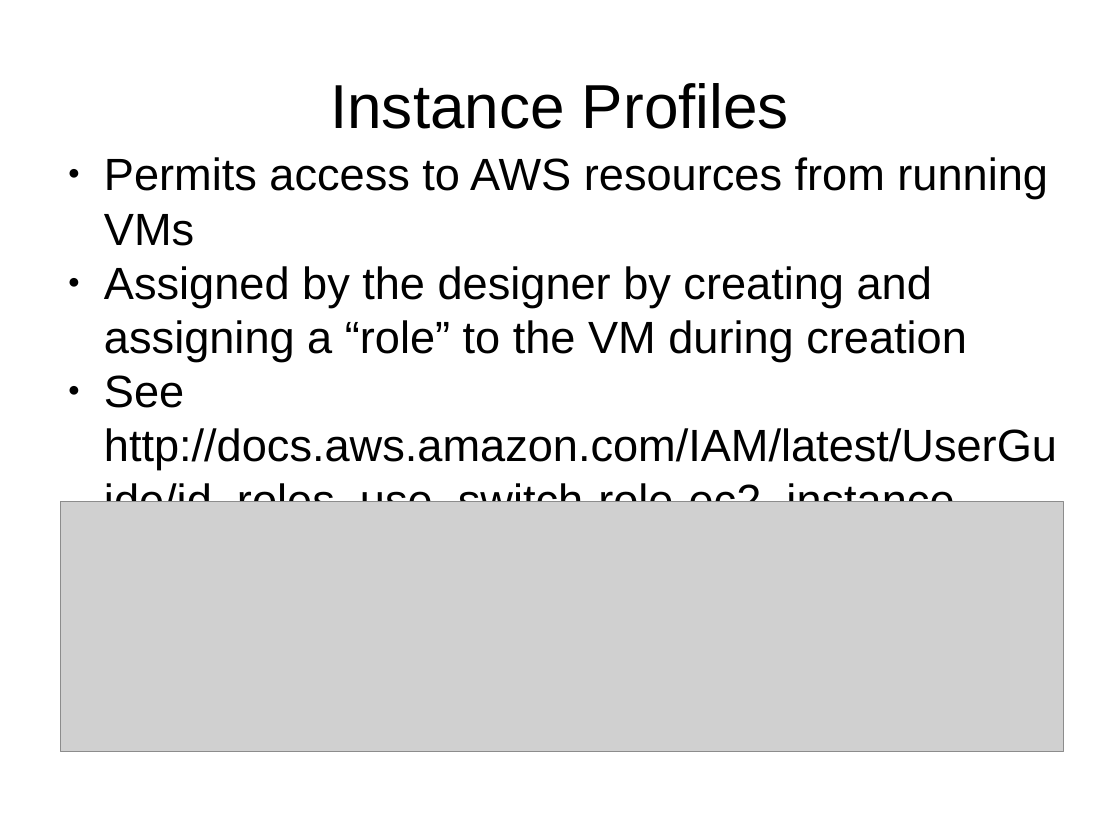
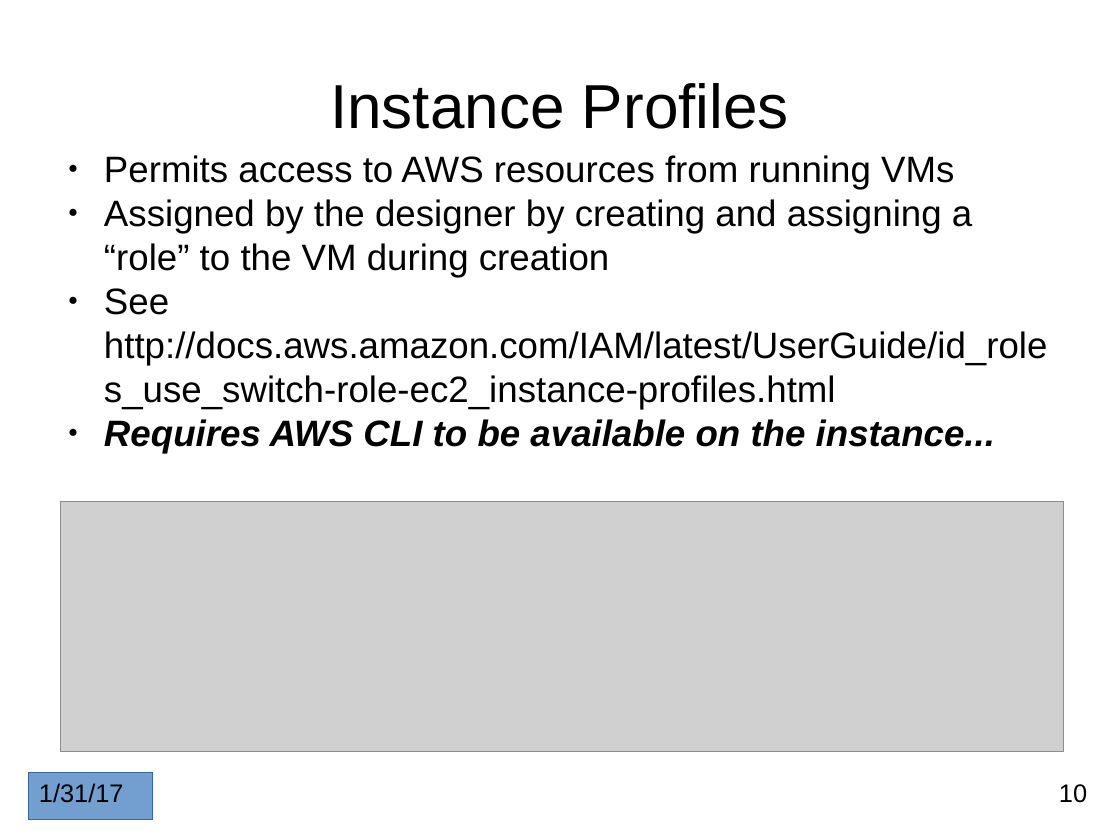
Before and after one commit to andybrucenet/aws-env-sysadmin, a slide deck: slide 10 of aws-env-sysadmin.pptx. Drawn at 1120x840 pixels with LibreOffice and Linux fonts; fonts in the diff are those of the drawing; grey boxes stand for pictures. Boxes give left, top, right and bottom in pixels: in the first picture for what was removed or moved away, otherwise in the second. Text is boxed around its words. In the diff, an @@ line names an element or a change of style, - is before the commit and + after.

```diff
--- a/aws-env-sysadmin.pptx
+++ b/aws-env-sysadmin.pptx
@@ text "Permits access to AWS resources ..." at bbox=[104, 155, 1047, 453]: size 32 to 26 pt @@
@@ rectangle added at bbox=[28, 772, 152, 820], fill #729FCF, outline #3465A4 0.75 pt, 18 pt, text #000000 @@
+1/31/17
@@ page number added at bbox=[1059, 784, 1087, 803], 18 pt, text #000000 @@
+10
```
Also in this commit, not shown: 15 other slides changed, 3 slides added.
